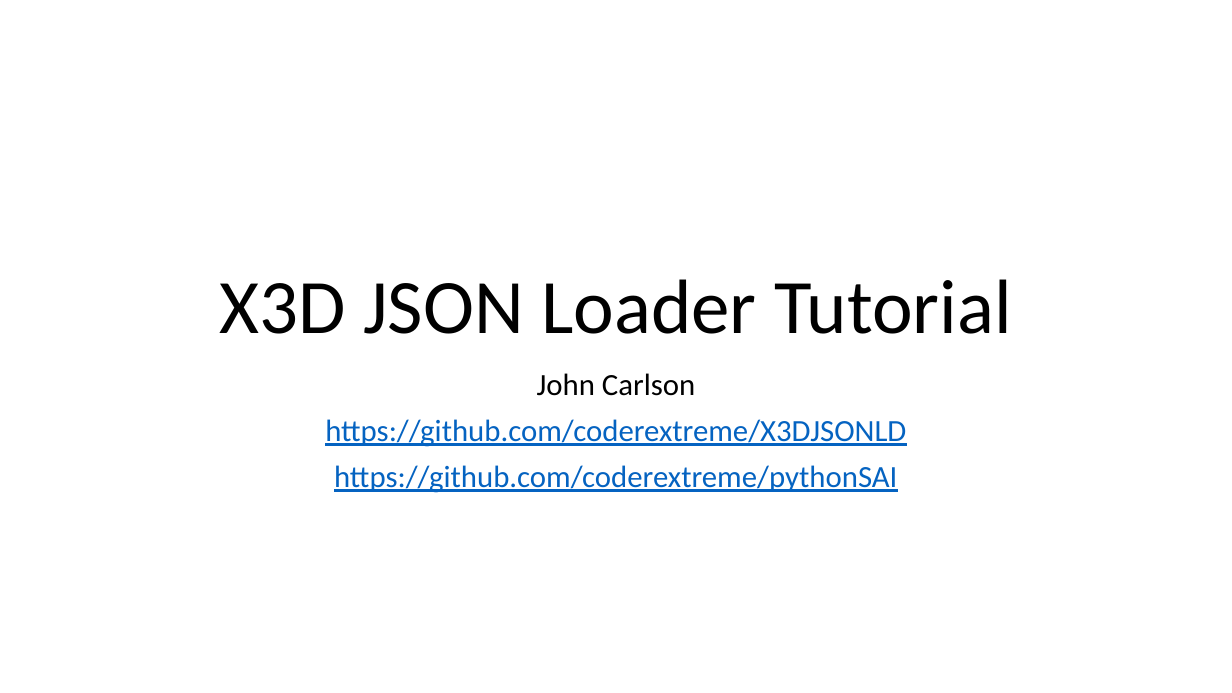
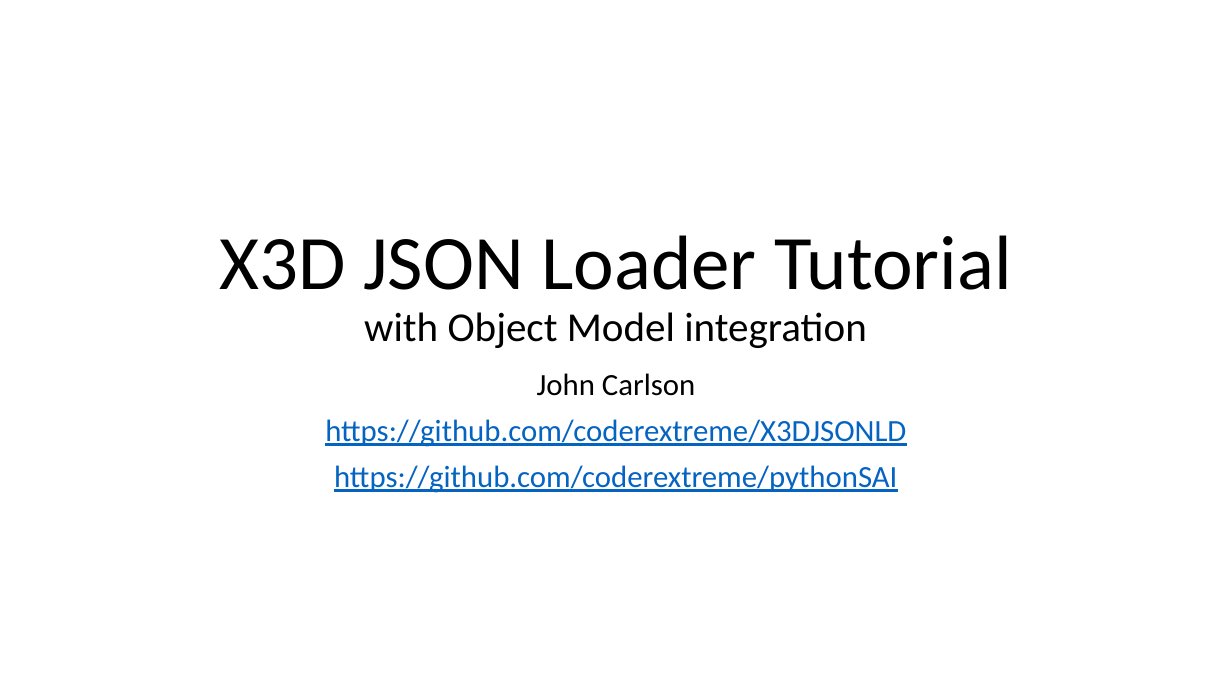
Before and after one commit to coderextreme/X3DJSONLD, a slide deck: slide 1 of X3DJSONLoaderTutorial.pptx. Drawn at 1232x693 pixels with LibreOffice and Linux fonts; fonts in the diff are those of the drawing. Boxes give left, top, right and bottom in pixels: in the first picture for what was removed or moved away, otherwise in the second. Text is boxed around its words. In the diff, an @@ line names an element or a change of style, - is before the commit and + after.

```diff
--- a/X3DJSONLoaderTutorial.pptx
+++ b/X3DJSONLoaderTutorial.pptx
@@ title at box(220, 235, 1012, 348): text changed; size 60 to 32 pt @@
-X3D JSON Loader Tutorial
+X3D JSON Loader Tutorial
+with Object Model integration
```
Also in this commit, not shown: 9 other slides changed, 1 other file.
